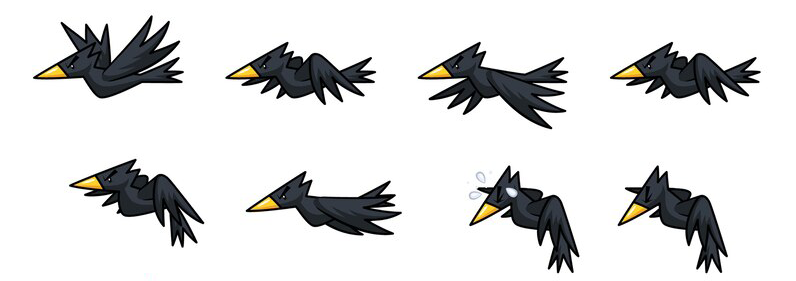
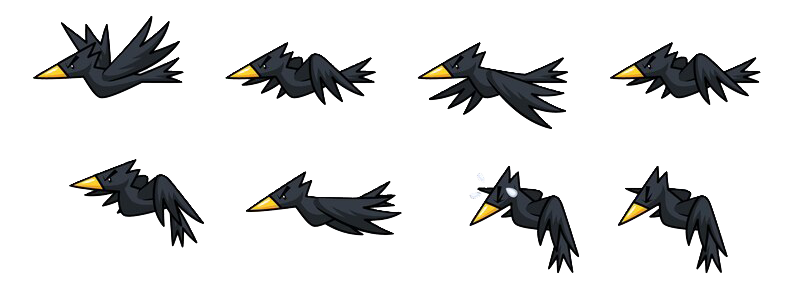
Layers edited between the first and the second w=796, h=281 image:
painted on "Layer 1", masked it over [32, 9, 768, 281]
hid "Background" over [32, 9, 768, 281]
